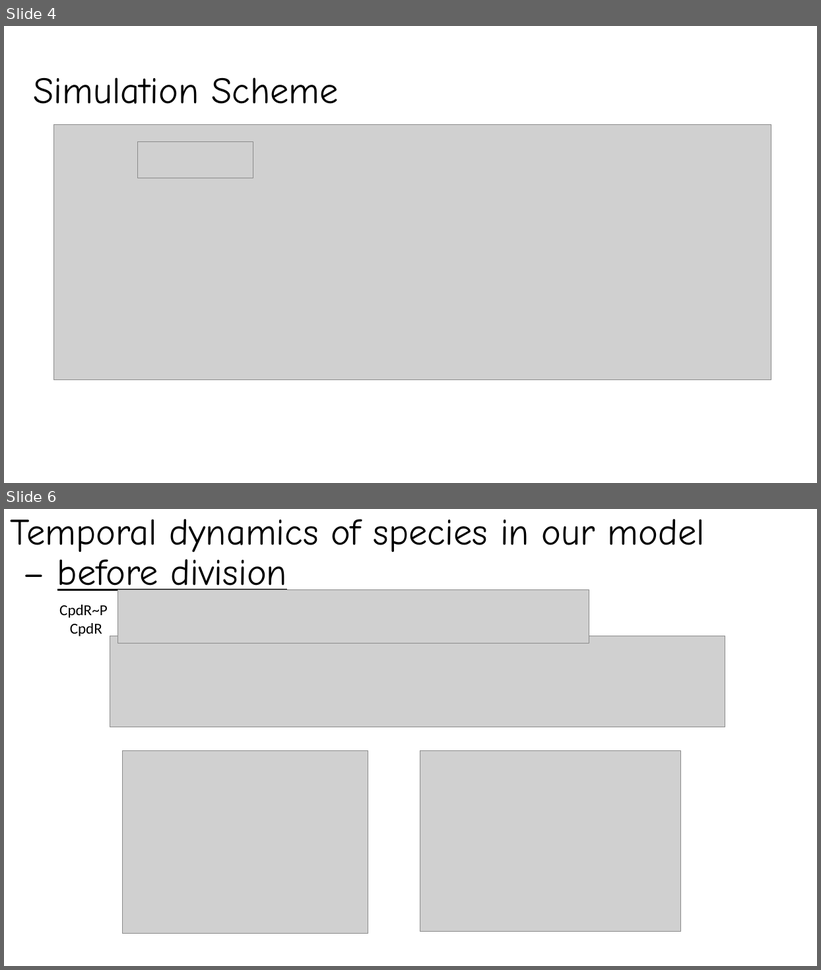
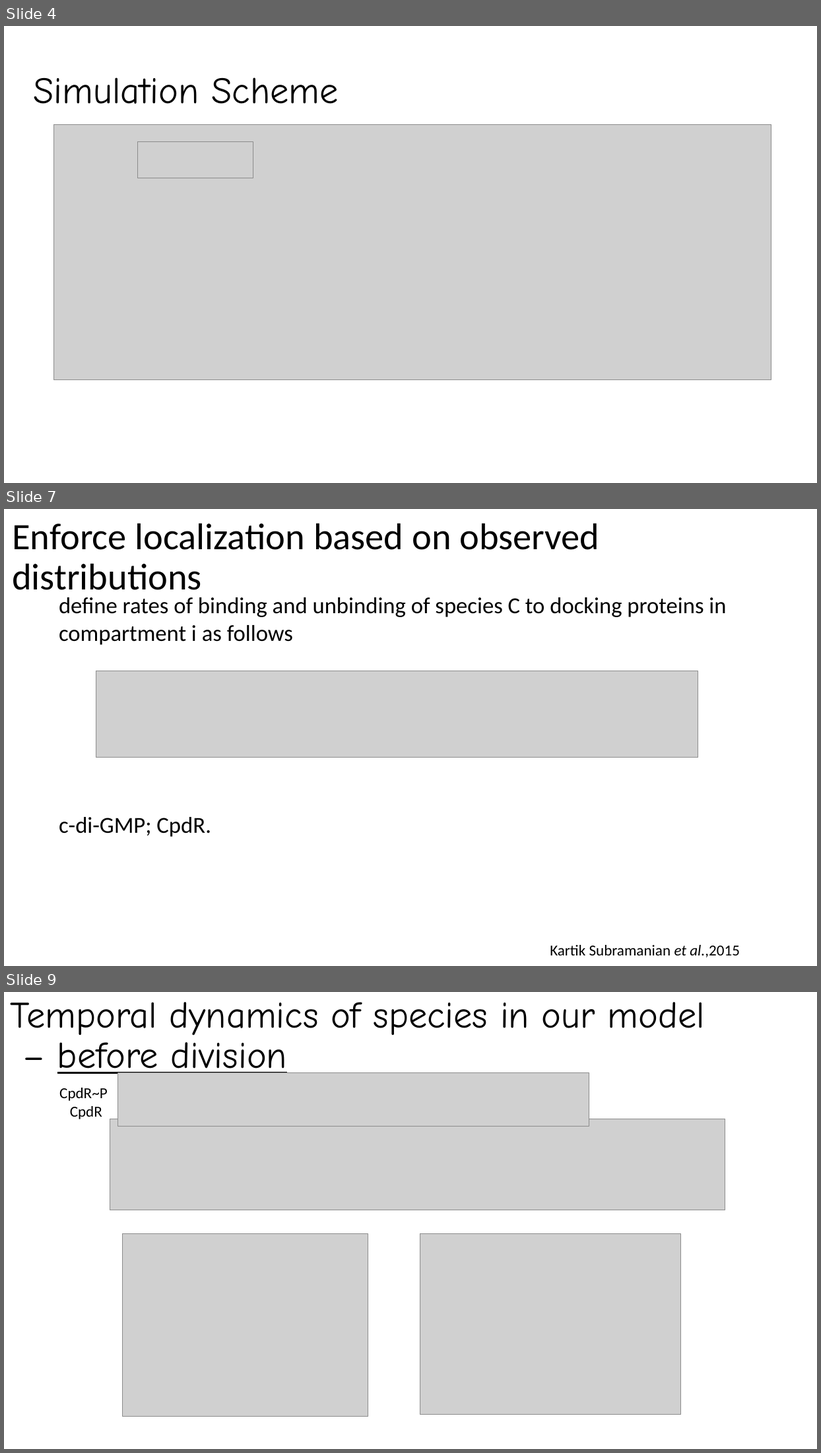
Before and after one commit to fly2Universe/CS6824, a slide deck: CS6824FinalPresentation.pptx. Shown one above the other, each under a label of ours: slides 4 and 6 before the commit, slides 4, 7 and 9 after it; the slides between them are not shown. The pictures are 821x970 and 821x1453 pixels, drawn with LibreOffice and Linux fonts; fonts in the diff are those of the drawing; grey boxes stand for pictures. Boxes give left, top, right and bottom in pixels: in the first picture for what was removed or moved away, otherwise in the second. Text is boxed around its words. In the diff, an @@ line names an element or a change of style, - is before the commit and + after.

```diff
--- a/CS6824FinalPresentation.pptx
+++ b/CS6824FinalPresentation.pptx
@@ slide 7 added at (4,509,817,966), background #FFFFFF @@
@@ title added at (12,523,600,598), 44 pt, text #000000 @@
+Enforce localization based on observed distributions
@@ text added at (59,597,726,837), 27 pt, text #000000 @@
+define rates of binding and unbinding of species C to docking proteins in compartment i as follows
+c-di-GMP; CpdR.
@@ picture added at (96,671,698,758) @@
@@ text added at (550,945,740,958), 18 pt, text #000000 @@
+Kartik Subramanian et al.,2015
@@ what was slide 6 is now slide 9 @@
```
Also in this commit, not shown: 2 slides changed, 2 other slides added.
